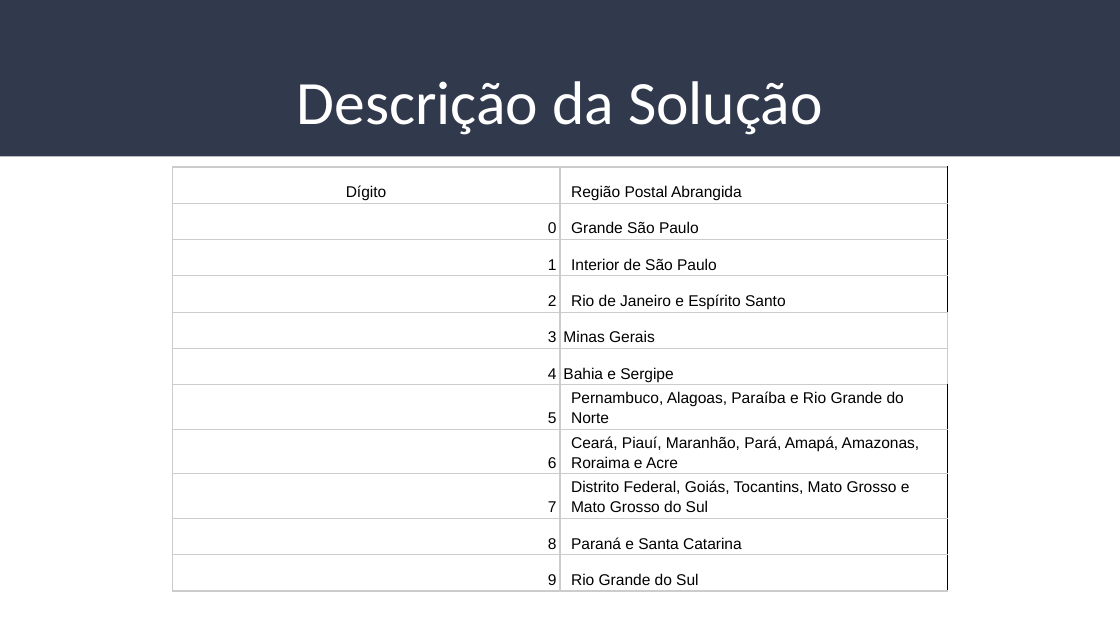
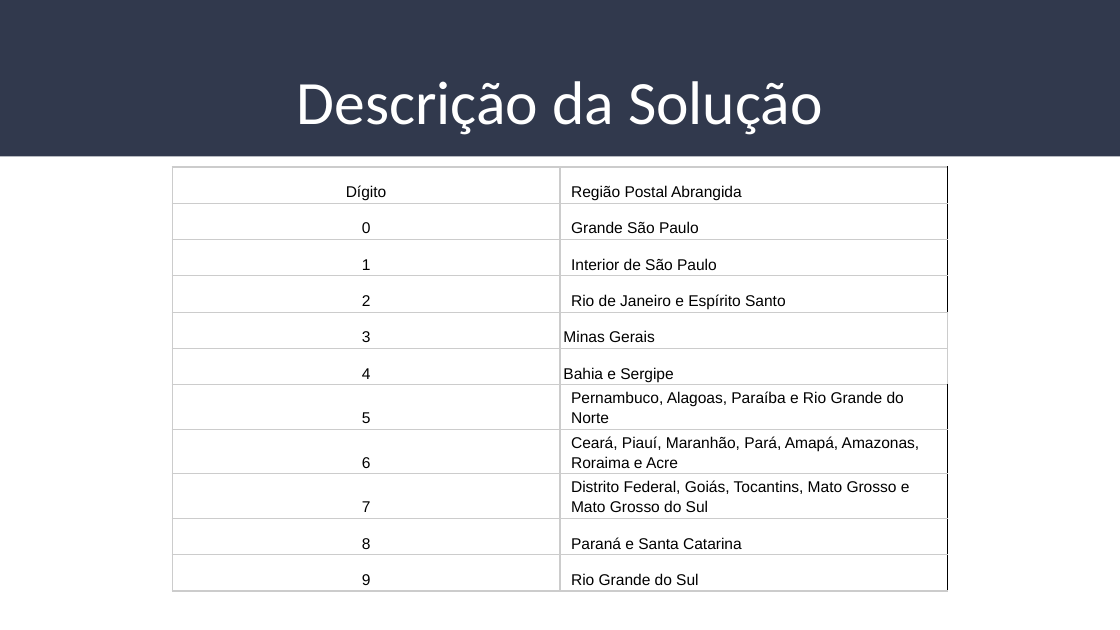
Before and after one commit to viktorsoares/Freight, a slide deck: slide 5 of Trabalho 2 – Microserviço de Cálculo de Frete.pptx. Drawn at 1120x630 pixels with LibreOffice and Linux fonts; fonts in the diff are those of the drawing. Boxes give left, top, right and bottom in pixels: in the first picture for what was removed or moved away, otherwise in the second. Text is boxed around its words. In the diff, an @@ line names an element or a change of style, - is before the commit and + after.

Commit message:
pptx

```diff
--- a/Trabalho 2 – Microserviço de Cálculo de Frete.pptx
+++ b/Trabalho 2 – Microserviço de Cálculo de Frete.pptx
@@ table at (x1=172, y1=167, x2=948, y2=589) @@
@@ alignment right to centre @@
```
Also in this commit, not shown: 5 other slides changed.
